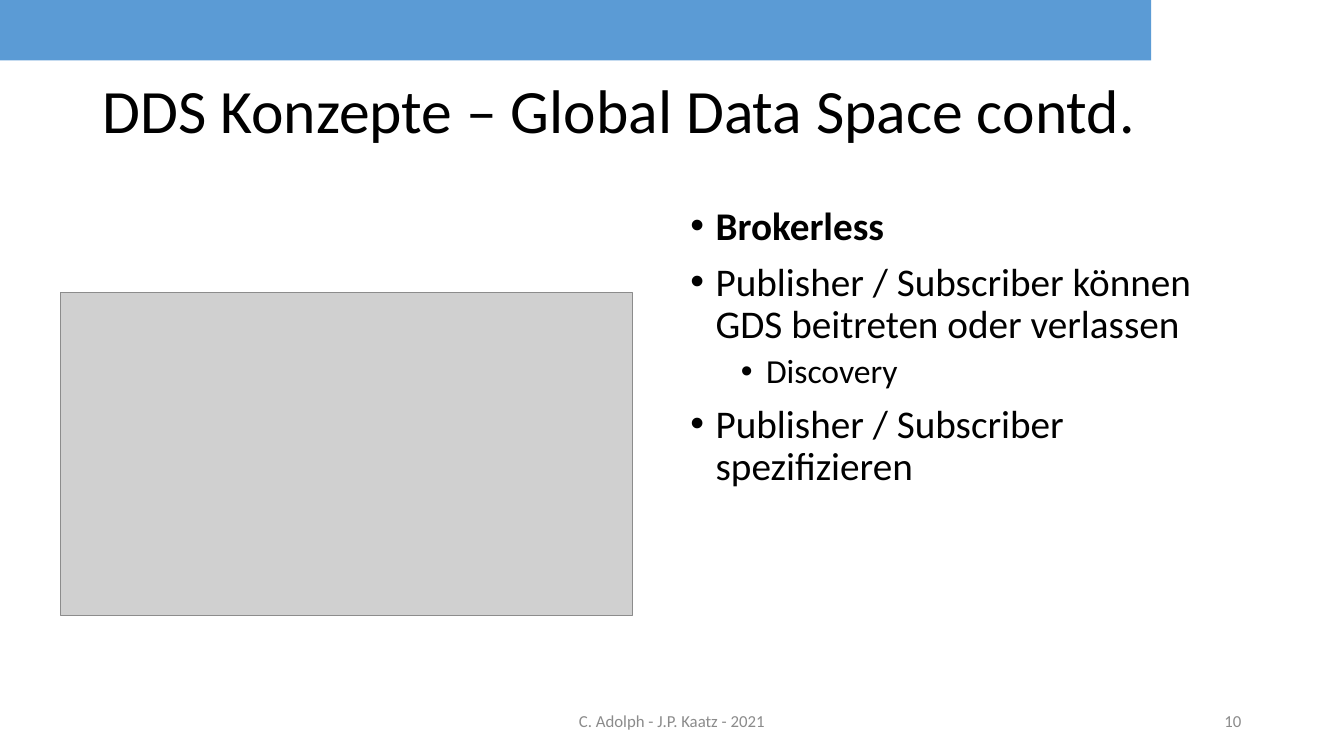
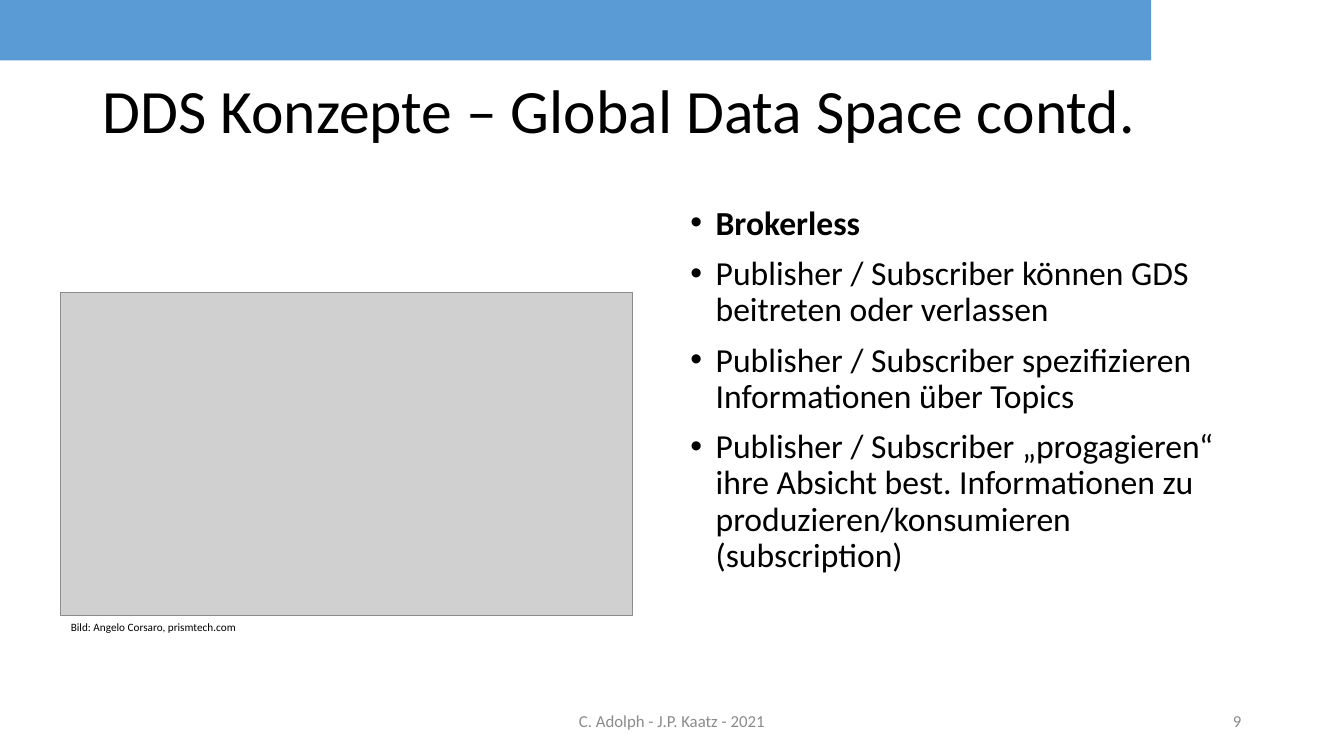
Before and after one commit to rocko/sisidm_sose2021, a slide deck: slide 9 of DDS_share_v477.pptx (slide 10 before the commit). Drawn at 1344x756 pixels with LibreOffice and Linux fonts; fonts in the diff are those of the drawing; grey boxes stand for pictures; background and template pictures are left out. Boxes give left, top, right and bottom in pixels: in the first picture for what was removed or moved away, otherwise in the second. Text is boxed around its words. In the diff, an @@ line names an element or a change of style, - is before the commit and + after.

```diff
--- a/DDS_share_v477.pptx
+++ b/DDS_share_v477.pptx
@@ text at [716,211,1188,322]: size 28 to 24 pt in "Brokerless", "Publisher / Subscriber können GDS beitreten oder ..." @@
@@ text at [716,348,1213,573]: text changed; size 28 to 24 pt @@
-  • Discovery
-• Publisher / Subscriber spezifizieren
+• Publisher / Subscriber spezifizieren Informationen über Topics
+• Publisher / Subscriber „progagieren“ ihre Absicht best. Informationen zu produzieren/konsumieren (subscription)
@@ text added at [71,623,236,633], 8 pt, text #000000 @@
+Bild: Angelo Corsaro, prismtech.com
@@ page number at [1233,716,1241,727]: text changed @@
-10
+9
```
Also in this commit, not shown: 6 other slides changed.
